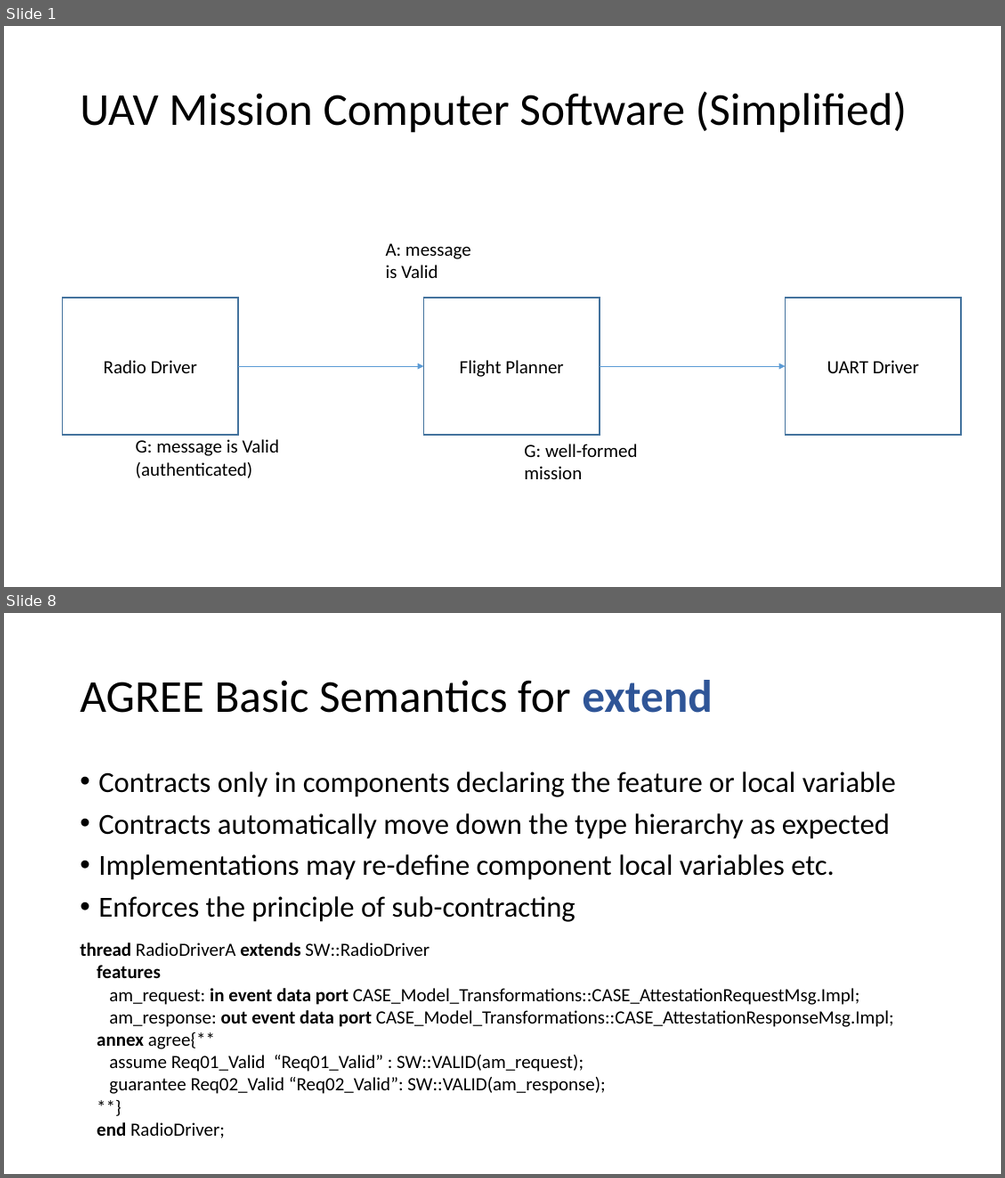
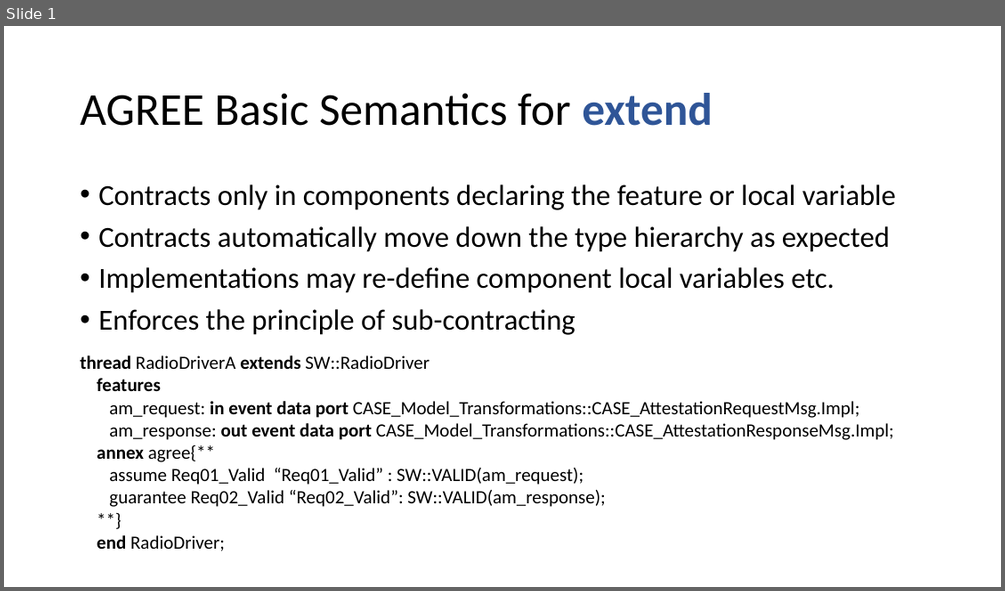
Before and after one commit to loonwerks/formal-methods-workbench, a slide deck: models/AGREE_extend_semantics_tests/basic_semantics/AGREE_extend_semantics.pptx. Shown one above the other, each under a label of ours: slides 1 and 8 before the commit, slide 1 after it; the slides between them are not shown. The pictures are 1005x1178 and 1005x591 pixels, drawn with LibreOffice and Linux fonts; fonts in the diff are those of the drawing. Boxes give left, top, right and bottom in pixels: in the first picture for what was removed or moved away, otherwise in the second. Text is boxed around its words. In the diff, an @@ line names an element or a change of style, - is before the commit and + after.

```diff
--- a/models/AGREE_extend_semantics_tests/basic_semantics/AGREE_extend_semantics.pptx
+++ b/models/AGREE_extend_semantics_tests/basic_semantics/AGREE_extend_semantics.pptx
@@ slide 1 removed at [4,26,1001,587], background #FFFFFF @@
@@ title removed at [80,91,906,133] @@
-UAV Mission Computer Software (Simplified)
@@ text removed at [386,243,471,278] @@
-A: message is Valid
@@ rectangle removed at [63,297,238,435] @@
-Radio Driver
@@ rectangle removed at [423,297,599,435] @@
-Flight Planner
@@ rectangle removed at [785,297,961,435] @@
-UART Driver
@@ arrow removed from (238, 366) to (423, 366) @@
@@ arrow removed from (599, 366) to (785, 366) @@
@@ text removed at [136,439,279,478] @@
-G: message is Valid (authenticated)
@@ text removed at [524,443,638,479] @@
-G: well-formed mission
@@ what was slide 8 is now slide 1 @@
```
Also in this commit, not shown: 6 other slides removed.
